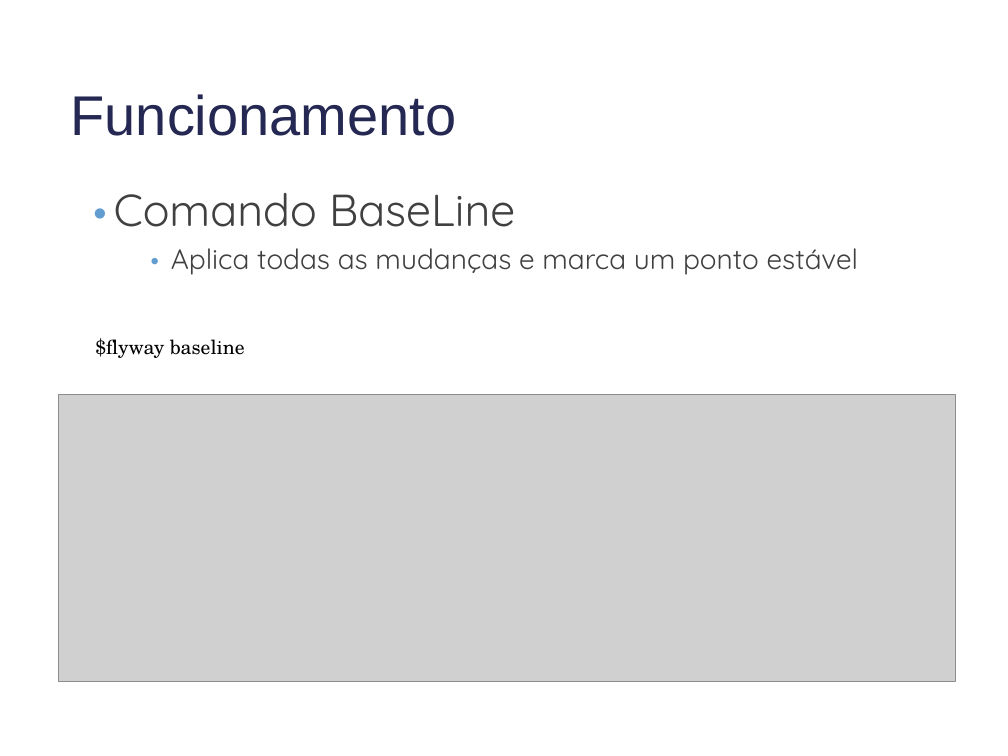
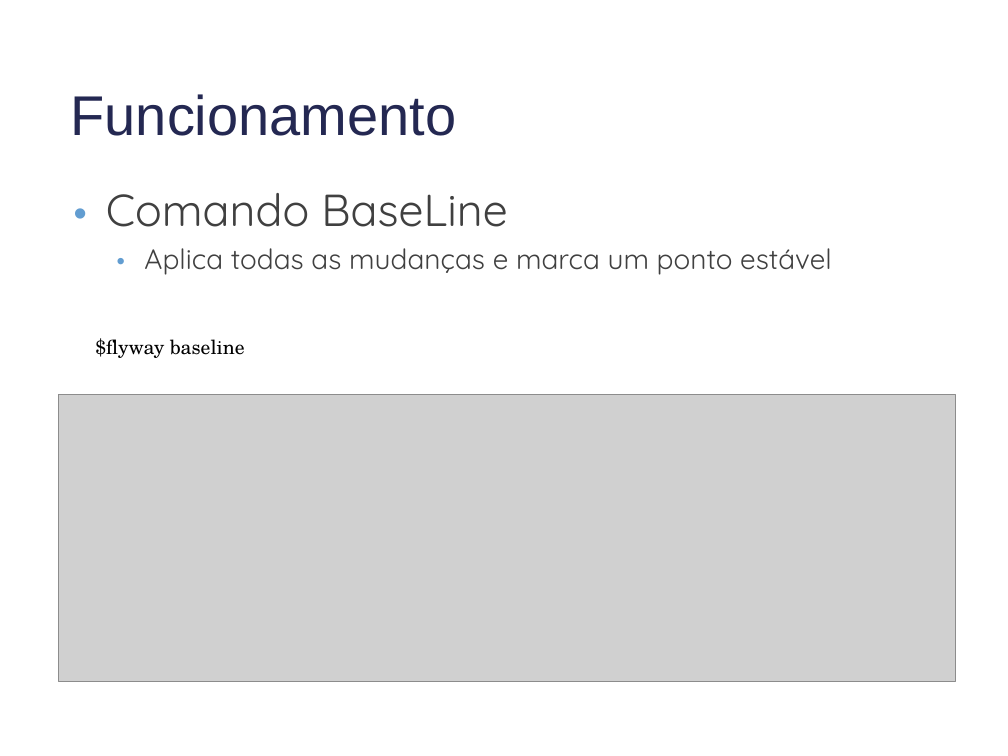
Before and after one commit to eversongouvea/flyway-embedded, a slide deck: slide 9 of ajuda.ppt. Drawn at 1008x756 pixels with LibreOffice and Linux fonts; fonts in the diff are those of the drawing; grey boxes stand for pictures; background and template pictures are left out. Boxes give left, top, right and bottom in pixels: in the first picture for what was removed or moved away, otherwise in the second. Text is boxed around its words. In the diff, an @@ line names an element or a change of style, - is before the commit and + after.

```diff
--- a/ajuda.ppt
+++ b/ajuda.ppt
@@ text "• Comando BaseLine" moved from (x1=114, y1=193, x2=515, y2=227) to (x1=106, y1=193, x2=507, y2=227) @@
@@ text "• Aplica todas as mudanças ..." moved from (x1=171, y1=248, x2=859, y2=275) to (x1=144, y1=248, x2=832, y2=275) @@
```
Also in this commit, not shown: 14 other slides changed, 6 slides added.
